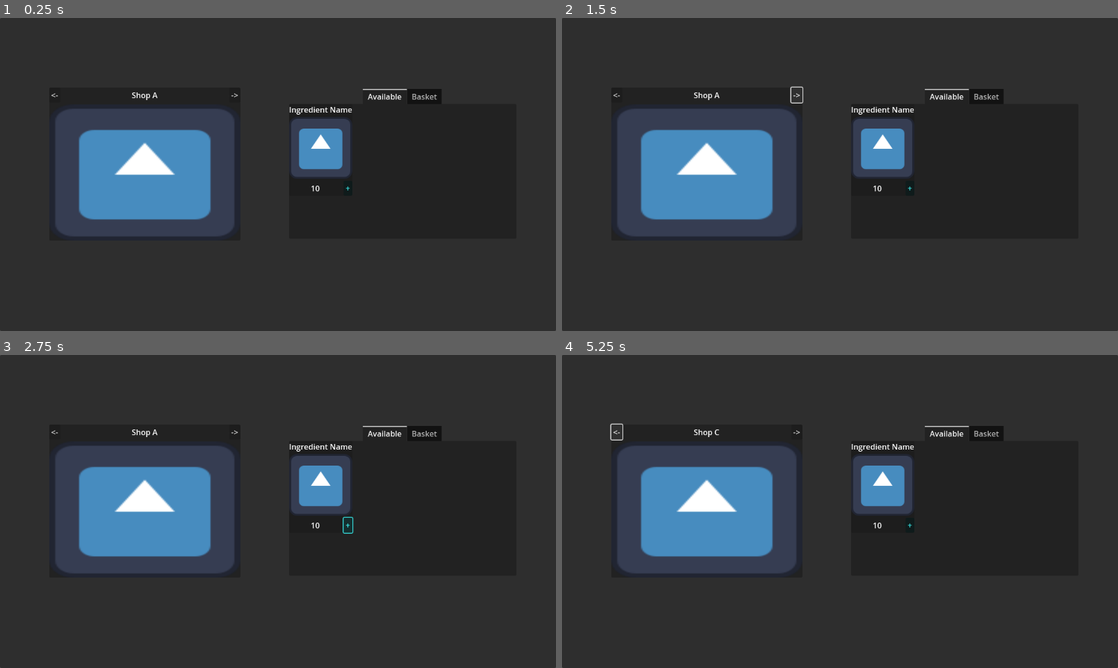
Above: before the commit, frames 1-4 (two rows, left to right).
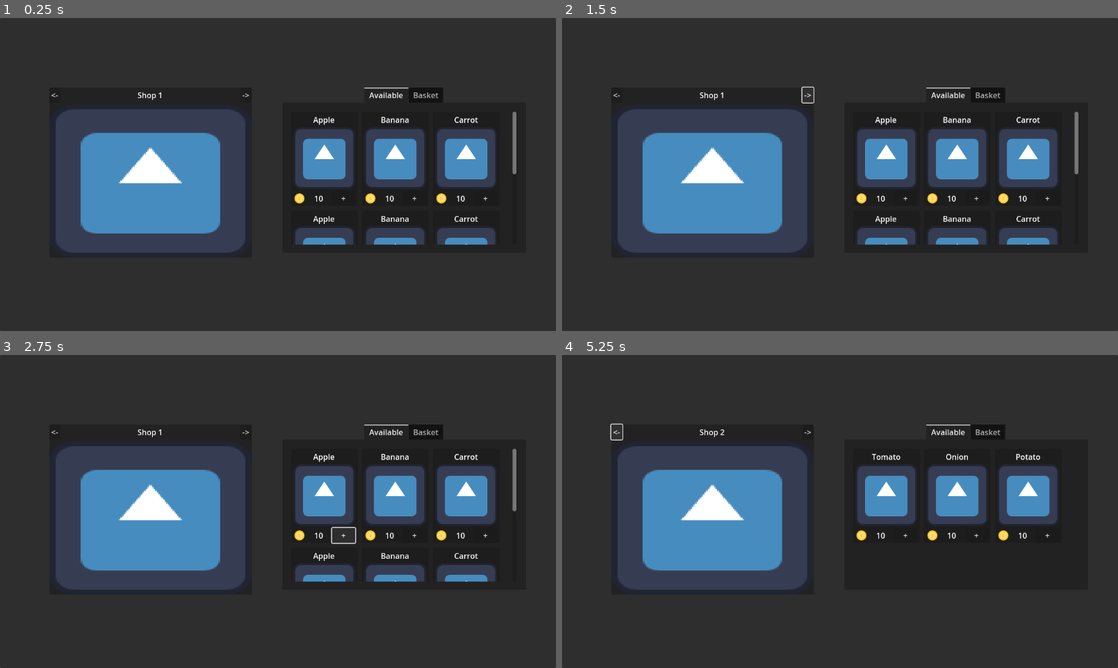
Above: after the commit, the same moments.

Repository: HartFinne/Cozy-Cuisine
Game: Godot game, scene res://Market/Scenes/market_scene.tscn
The game is run twice, just before and just after one commit, with the same random seed, the same clock (stepped at 60 frames per second) and the same inputs. The project has no main scene, so this scene is started directly. The engine's default icon, where the game draws it, is replaced by a stand-in: a white triangle on a blue panel in a dark square.
Inputs:
- Up to frame 1 (0.25 s): no input
- Up to frame 2 (1.5 s): click "<-" at 0.5 s; click "->" at 1.25 s
- Up to frame 3 (2.75 s): click "+" at 2 s
- Up to frame 4 (5.25 s): click "<-" at 2.75 s; click "->" at 3.5 s; click "+" at 4.25 s; click "<-" at 5 s

The runs differ from the first frame. In frame 1, 13% of the frame differs, in the area x 10-93%, y 22-75%; in frame 2, 13%; in frame 3, 13%; in frame 4, 11%.

Commit message:
Available tab almost done
need to work with the button function for the add basket

Diff:
--- /dev/null
+++ b/Market/Scenes/ingredient_container.tscn
@@ -0,0 +1,63 @@
+[gd_scene load_steps=4 format=3 uid="uid://8i4jm2lq5am"]
+
+[ext_resource type="Script" uid="uid://bqjnh73w7kabw" path="res://Market/Scripts/ingredient_container.gd" id="1_aq5bi"]
+[ext_resource type="Texture2D" uid="uid://pnklqblnogb3" path="res://icon.svg" id="1_sfash"]
+[ext_resource type="Texture2D" uid="uid://cblq4kjmp4x83" path="res://Market/Assets/icons8-coin-25.png" id="3_oeswt"]
+
+[node name="IngredientContainer" type="PanelContainer"]
+anchors_preset = -1
+anchor_right = 0.113715
+anchor_bottom = 0.29321
+offset_right = -91.0
+offset_bottom = -150.0
+script = ExtResource("1_aq5bi")
+metadata/_edit_use_anchors_ = true
+
+[node name="MarginContainer" type="MarginContainer" parent="."]
+custom_minimum_size = Vector2(50, 50)
+layout_mode = 2
+theme_override_constants/margin_left = 5
+theme_override_constants/margin_top = 5
+theme_override_constants/margin_right = 5
+theme_override_constants/margin_bottom = 0
+
+[node name="VBoxContainer" type="VBoxContainer" parent="MarginContainer"]
+layout_mode = 2
+
+[node name="HBoxContainer" type="HBoxContainer" parent="MarginContainer/VBoxContainer"]
+layout_mode = 2
+size_flags_vertical = 3
+
+[node name="IngredientLabel" type="Label" parent="MarginContainer/VBoxContainer/HBoxContainer"]
+unique_name_in_owner = true
+layout_mode = 2
+size_flags_horizontal = 3
+size_flags_vertical = 0
+text = "Ingredient Name"
+horizontal_alignment = 1
+
+[node name="IngredientRect" type="TextureRect" parent="MarginContainer/VBoxContainer"]
+layout_mode = 2
+texture = ExtResource("1_sfash")
+
+[node name="HBoxContainer2" type="HBoxContainer" parent="MarginContainer/VBoxContainer"]
+layout_mode = 2
+
+[node name="TextureRect" type="TextureRect" parent="MarginContainer/VBoxContainer/HBoxContainer2"]
+layout_mode = 2
+size_flags_horizontal = 0
+size_flags_vertical = 4
+texture = ExtResource("3_oeswt")
+stretch_mode = 4
+
+[node name="PriceLabel" type="Label" parent="MarginContainer/VBoxContainer/HBoxContainer2"]
+layout_mode = 2
+size_flags_horizontal = 6
+text = "10"
+horizontal_alignment = 1
+
+[node name="AddToBasketButton" type="Button" parent="MarginContainer/VBoxContainer/HBoxContainer2"]
+layout_mode = 2
+size_flags_horizontal = 3
+size_flags_vertical = 4
+text = "+"
--- a/Market/Scenes/market_scene.tscn
+++ b/Market/Scenes/market_scene.tscn
@@ -1,7 +1,8 @@
-[gd_scene load_steps=3 format=3 uid="uid://bs4bk1jk28hsl"]
+[gd_scene load_steps=4 format=3 uid="uid://bs4bk1jk28hsl"]
 
 [ext_resource type="PackedScene" uid="uid://ck02vn5ftbsjf" path="res://Market/Scenes/shops.tscn" id="1_4m8jw"]
-[ext_resource type="Texture2D" uid="uid://pnklqblnogb3" path="res://icon.svg" id="2_pc21n"]
+[ext_resource type="Script" uid="uid://hstmd3lrmg37" path="res://Market/Scripts/available.gd" id="2_pc21n"]
+[ext_resource type="PackedScene" uid="uid://8i4jm2lq5am" path="res://Market/Scenes/ingredient_container.tscn" id="3_svmds"]
 
 [node name="MarketScene" type="Control"]
 layout_mode = 3
@@ -22,71 +23,55 @@
 
 [node name="Shops" parent="Panel" instance=ExtResource("1_4m8jw")]
 layout_mode = 1
-offset_left = 13.0
-offset_right = 13.0001
+anchor_left = 0.0885417
+anchor_top = 0.222222
+anchor_right = 0.453125
+anchor_bottom = 0.765432
+offset_left = 0.0
+offset_top = 0.0
+offset_right = 0.0
+offset_bottom = 3.05176e-05
 grow_horizontal = 1
 grow_vertical = 1
 
 [node name="TabContainer" type="TabContainer" parent="Panel"]
 layout_mode = 1
 anchors_preset = -1
-anchor_left = 0.519965
-anchor_top = 0.226852
-anchor_right = 0.928819
-anchor_bottom = 0.705247
+anchor_left = 0.507813
+anchor_top = 0.222222
+anchor_right = 0.946181
+anchor_bottom = 0.75
 tab_alignment = 1
 current_tab = 0
 metadata/_edit_use_anchors_ = true
 
 [node name="Available" type="TabBar" parent="Panel/TabContainer"]
 layout_mode = 2
+script = ExtResource("2_pc21n")
+ingredient_scene = ExtResource("3_svmds")
 metadata/_tab_index = 0
 
-[node name="GridContainer" type="GridContainer" parent="Panel/TabContainer/Available"]
+[node name="ScrollContainer" type="ScrollContainer" parent="Panel/TabContainer/Available"]
+unique_name_in_owner = true
 layout_mode = 1
-anchors_preset = 15
-anchor_right = 1.0
-anchor_bottom = 1.0
+anchors_preset = -1
+anchor_left = 0.0360934
+anchor_top = 0.0609319
+anchor_right = 0.961783
+anchor_bottom = 0.946237
 grow_horizontal = 2
 grow_vertical = 2
-columns = 4
 metadata/_edit_use_anchors_ = true
 
-[node name="PanelContainer" type="PanelContainer" parent="Panel/TabContainer/Available/GridContainer"]
-layout_mode = 2
-
-[node name="VBoxContainer" type="VBoxContainer" parent="Panel/TabContainer/Available/GridContainer/PanelContainer"]
-layout_mode = 2
-
-[node name="HBoxContainer" type="HBoxContainer" parent="Panel/TabContainer/Available/GridContainer/PanelContainer/VBoxContainer"]
-z_index = 1
-layout_mode = 2
-size_flags_vertical = 0
-
-[node name="IngredientLabel" type="Label" parent="Panel/TabContainer/Available/GridContainer/PanelContainer/VBoxContainer/HBoxContainer"]
-layout_mode = 2
-size_flags_vertical = 0
-text = "Ingredient Name"
-
-[node name="IngredientRect" type="TextureRect" parent="Panel/TabContainer/Available/GridContainer/PanelContainer/VBoxContainer"]
-layout_mode = 2
-size_flags_vertical = 0
-texture = ExtResource("2_pc21n")
-
-[node name="HBoxContainer2" type="HBoxContainer" parent="Panel/TabContainer/Available/GridContainer/PanelContainer/VBoxContainer"]
-layout_mode = 2
-
-[node name="PriceLabel" type="Label" parent="Panel/TabContainer/Available/GridContainer/PanelContainer/VBoxContainer/HBoxContainer2"]
+[node name="GridContainer" type="GridContainer" parent="Panel/TabContainer/Available/ScrollContainer"]
+unique_name_in_owner = true
 layout_mode = 2
 size_flags_horizontal = 3
-text = "10"
-horizontal_alignment = 1
-
-[node name="Button" type="Button" parent="Panel/TabContainer/Available/GridContainer/PanelContainer/VBoxContainer/HBoxContainer2"]
-modulate = Color(0.254902, 1, 1, 1)
-layout_mode = 2
-size_flags_horizontal = 8
-text = "+"
+size_flags_vertical = 3
+theme_override_constants/h_separation = 9
+theme_override_constants/v_separation = 10
+columns = 3
+metadata/_edit_use_anchors_ = true
 
 [node name="Basket" type="TabBar" parent="Panel/TabContainer"]
 visible = false
--- /dev/null
+++ b/Market/Scripts/available.gd
@@ -0,0 +1,34 @@
+extends TabBar
+
+@onready var grid_container: GridContainer = %GridContainer
+@onready var scroll_container: ScrollContainer = %ScrollContainer
+@export var ingredient_scene: PackedScene
+
+var ingredients: Array = []
+
+# Called when the node enters the scene tree for the first time.
+func _ready() -> void:
+	pass # Replace with function body.
+
+func _on_shop_selected(shop_index: int):
+	scroll_container = %ScrollContainer
+	grid_container = %GridContainer
+	for child in grid_container.get_children():
+		child.queue_free()
+
+	var shop_list = [
+		{ "name": "Shop 1", "ingredients": ["Apple", "Banana", "Carrot", "Apple", "Banana", "Carrot", "Apple", "Banana", "Carrot"] },
+		{ "name": "Shop 2", "ingredients": ["Tomato", "Onion", "Potato"] }
+	]
+
+	if shop_index >= 0 and shop_index < shop_list.size():
+		ingredients = shop_list[shop_index]["ingredients"]
+		populate_ingredients()
+
+
+
+func populate_ingredients():
+	for ingredient_name in ingredients:
+		var ingredient_instance = ingredient_scene.instantiate()
+		grid_container.add_child(ingredient_instance)
+		ingredient_instance.set_ingredient_name(ingredient_name)
--- /dev/null
+++ b/Market/Scripts/ingredient_container.gd
@@ -0,0 +1,8 @@
+extends PanelContainer
+
+@onready var ingredient_label: Label = %IngredientLabel
+
+func set_ingredient_name(name: String):
+	ingredient_label = %IngredientLabel
+	print(name)
+	ingredient_label.text = name
--- a/Market/Scripts/shops.gd
+++ b/Market/Scripts/shops.gd
@@ -2,20 +2,45 @@
 
 
 var current_index: int = 0
-var shop_list: Array = ["Shop A", "Shop B", "Shop C"]
+var shop_list: Array = [
+	{ "name": "Shop 1", "ingredients": ["Apple", "Banana", "Carrot"] },
+	{ "name": "Shop 2", "ingredients": ["Tomato", "Onion", "Potato"] }
+]
+signal shop_selected(current_index)
 
 @onready var shop_name_label: Label = %ShopNameLabel
 
 # Called when the node enters the scene tree for the first time.
 func _ready() -> void:
+	var tab_container = get_parent().get_node("TabContainer")
+	if not (tab_container is TabContainer):
+		return
+
+	var available_tab = tab_container.get_node("Available")
+	if not available_tab:
+		return
+
+	print("Signal connected")
+	# Check if the signal is already connected to avoid duplicates
+	if not is_connected("shop_selected", Callable(available_tab, "_on_shop_selected")):
+		connect("shop_selected", Callable(available_tab, "_on_shop_selected"))
+
 	update_shop_display()
+	select_shop(current_index)  # Move this after the connection ✅
+
+
+func select_shop(index):
+	print("Emitting signal: shop_selected with index", index)
+	emit_signal("shop_selected", index)
 
 func _on_left_button_pressed() -> void:
 	if current_index > 0:
 		current_index -= 1
 	else:
 		current_index = shop_list.size() - 1
+	select_shop(current_index)  # Call select_shop to emit the signal ✅
 	update_shop_display()
+
 
 
 func _on_right_button_pressed() -> void:
@@ -24,6 +49,7 @@
 	else:
 		current_index = 0
 	update_shop_display()
+	select_shop(current_index)  # Call select_shop to emit the signal ✅
 
 func update_shop_display():
-	shop_name_label.text = shop_list[current_index]
+	shop_name_label.text = shop_list[current_index]["name"]  # Fixed syntax
--- a/project.godot
+++ b/project.godot
@@ -16,6 +16,7 @@
 
 [display]
 
+window/size/mode=1
 window/stretch/mode="viewport"
 
 [file_customization]
@@ -30,5 +31,6 @@
 
 [rendering]
 
+textures/canvas_textures/default_texture_filter=0
 renderer/rendering_method="gl_compatibility"
 renderer/rendering_method.mobile="gl_compatibility"
Not shown, added: Market/Assets/coin.png.import
Binary file added: Market/Assets/icons8-coin-25.png
Not shown, added: Market/Assets/icons8-coin-25.png.import
Not shown, added: Market/Scripts/available.gd.uid
Not shown, added: Market/Scripts/ingredient_container.gd.uid
Not shown, added: Market/Scenes/shops.tscn4718105341.tmp
